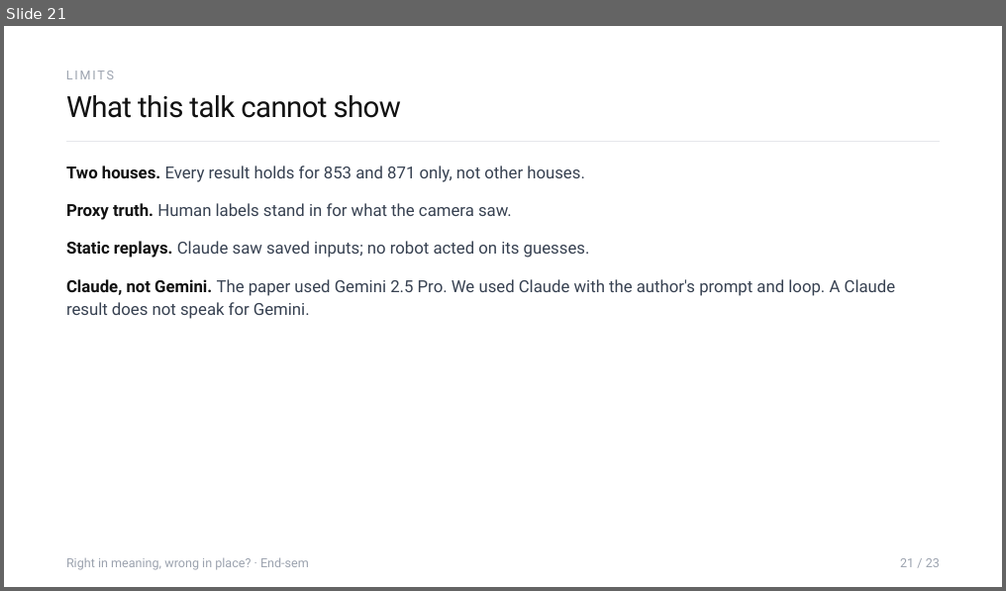
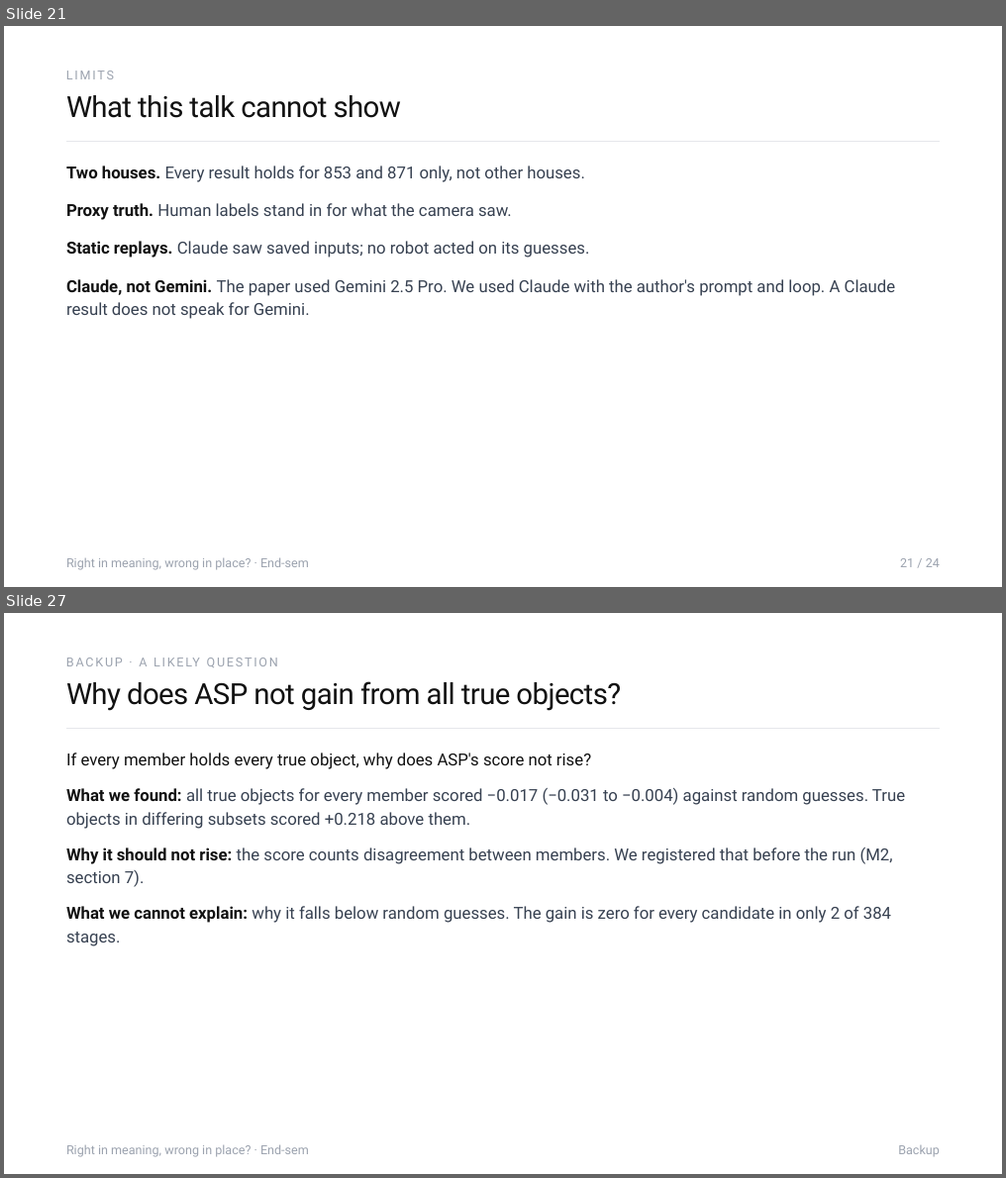
Before and after one commit to Sher110106/validity-aware-active-semantic-exploration, a slide deck: docs/endsem_2026-11/ASP_Endsem.pptx. Shown one above the other, each under a label of ours: slide 21 before the commit, slides 21 and 27 after it; the slides between them are not shown. The pictures are 1006x591 and 1006x1178 pixels, drawn with LibreOffice and Linux fonts; fonts in the diff are those of the drawing. Boxes give left, top, right and bottom in pixels: in the first picture for what was removed or moved away, otherwise in the second. Text is boxed around its words. In the diff, an @@ line names an element or a change of style, - is before the commit and + after.

```diff
--- a/docs/endsem_2026-11/ASP_Endsem.pptx
+++ b/docs/endsem_2026-11/ASP_Endsem.pptx
@@ slide 27 added at box(4, 613, 1002, 1174), background #FFFFFF @@
@@ text added at box(76, 658, 84, 666), 12 pt, text #9CA3AF @@
+BACKUP · A LIKELY QUESTION
@@ text added at box(66, 681, 621, 711), 28 pt, text #111111 @@
+Why does ASP not gain from all true objects?
@@ line added from (66, 728) to (940, 728), #E5E7EB 0.5 pt @@
@@ text added at box(66, 753, 591, 769), 16 pt, text #111111 @@
+If every member holds every true object, why does ASP's score not rise?
@@ text added at box(66, 788, 905, 829), 16 pt, text #374151 @@
+What we found: all true objects for every member scored −0.017 (−0.031 to −0.004) against random guesses. True objects in differing subsets scored +0.218 above them.
@@ text added at box(66, 848, 893, 887), 16 pt, text #374151 @@
+Why it should not rise: the score counts disagreement between members. We registered that before the run (M2, section 7).
@@ text added at box(66, 906, 891, 947), 16 pt, text #374151 @@
+What we cannot explain: why it falls below random guesses. The gain is zero for every candidate in only 2 of 384 stages.
@@ text added at box(66, 1145, 309, 1157), 12 pt, text #9CA3AF @@
+Right in meaning, wrong in place? · End-sem
@@ text added at box(898, 1146, 940, 1157), 12 pt, text #9CA3AF @@
+Backup
@@ slide 21 changed as well @@
@@ text at box(900, 559, 940, 568): text changed @@
-21 / 23
+21 / 24
```
Also in this commit, not shown: 24 other slides changed, 1 other slide added, 6 other files.
